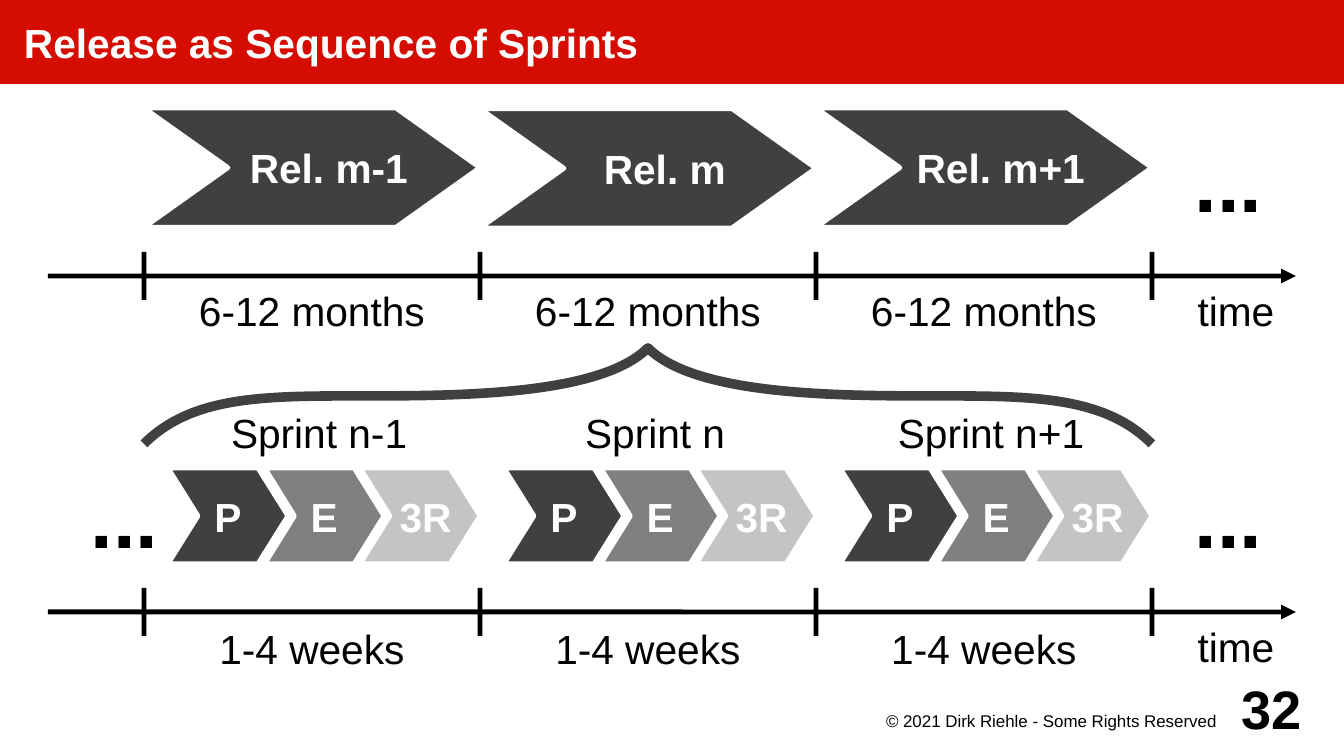
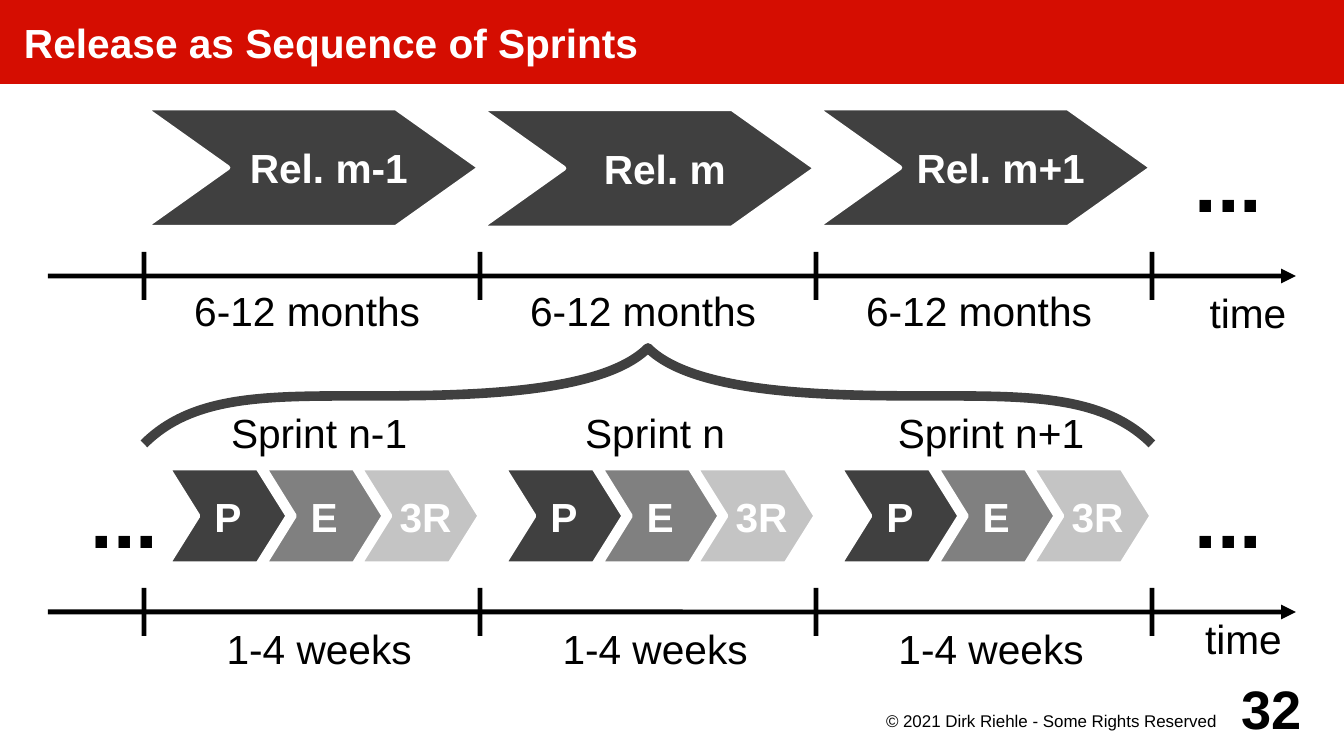
Before and after one commit to dirkriehle/amos-course, a slide deck: slide 32 of Lecture slides/AMOS D02 - Planning and Tracking.odp. Drawn at 1344x756 pixels with LibreOffice and Linux fonts; fonts in the diff are those of the drawing. Boxes give left, top, right and bottom in pixels: in the first picture for what was removed or moved away, otherwise in the second. Text is boxed around its words. In the diff, an @@ line names an element or a change of style, - is before the commit and + after.

```diff
--- a/Lecture slides/AMOS D02 - Planning and Tracking.odp
+++ b/Lecture slides/AMOS D02 - Planning and Tracking.odp
@@ 3 texts: place and size @@
-3 texts at box(199, 296, 1097, 327)
+3 texts at box(194, 296, 1092, 327)
@@ text "time" at box(1210, 298, 1287, 329): vertical alignment top to middle @@
@@ text "1-4 weeks": place and size @@
-text "1-4 weeks" at box(219, 634, 404, 665)
+text "1-4 weeks" at box(227, 634, 412, 665)
@@ text "1-4 weeks": place and size @@
-text "1-4 weeks" at box(555, 634, 740, 665)
+text "1-4 weeks" at box(563, 634, 747, 665)
@@ text "1-4 weeks": place and size @@
-text "1-4 weeks" at box(891, 634, 1076, 665)
+text "1-4 weeks" at box(898, 634, 1083, 665)
@@ text "time" at box(1205, 624, 1282, 655): vertical alignment top to middle @@
```
Also in this commit, not shown: 8 other slides changed, 11 other files.
